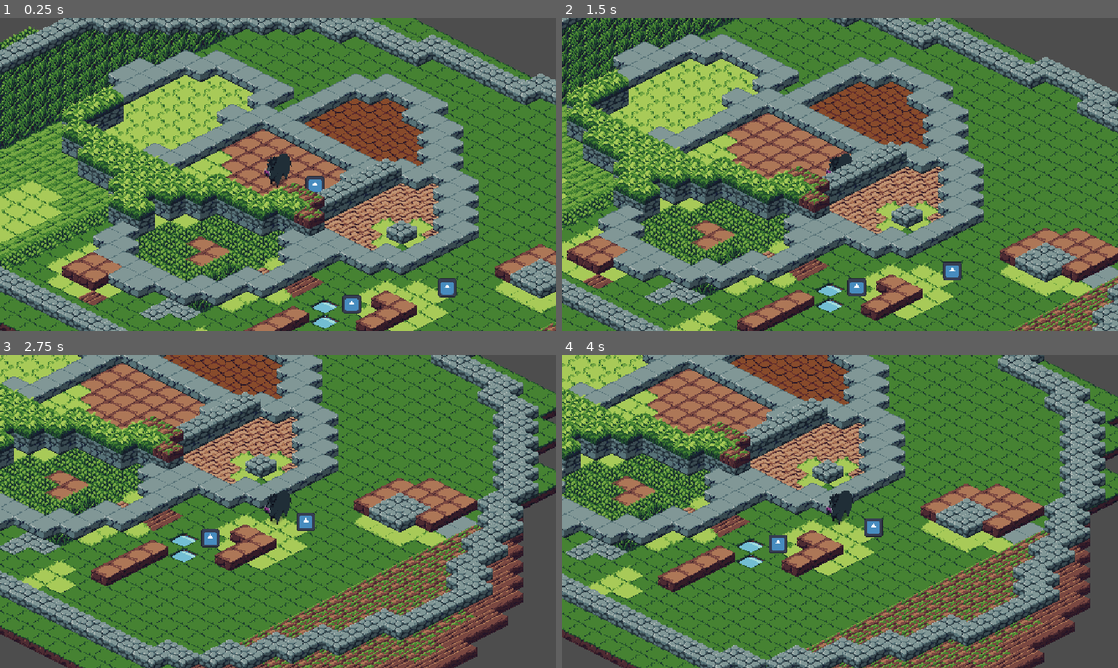
Above: before the commit, frames 1-4 (two rows, left to right).
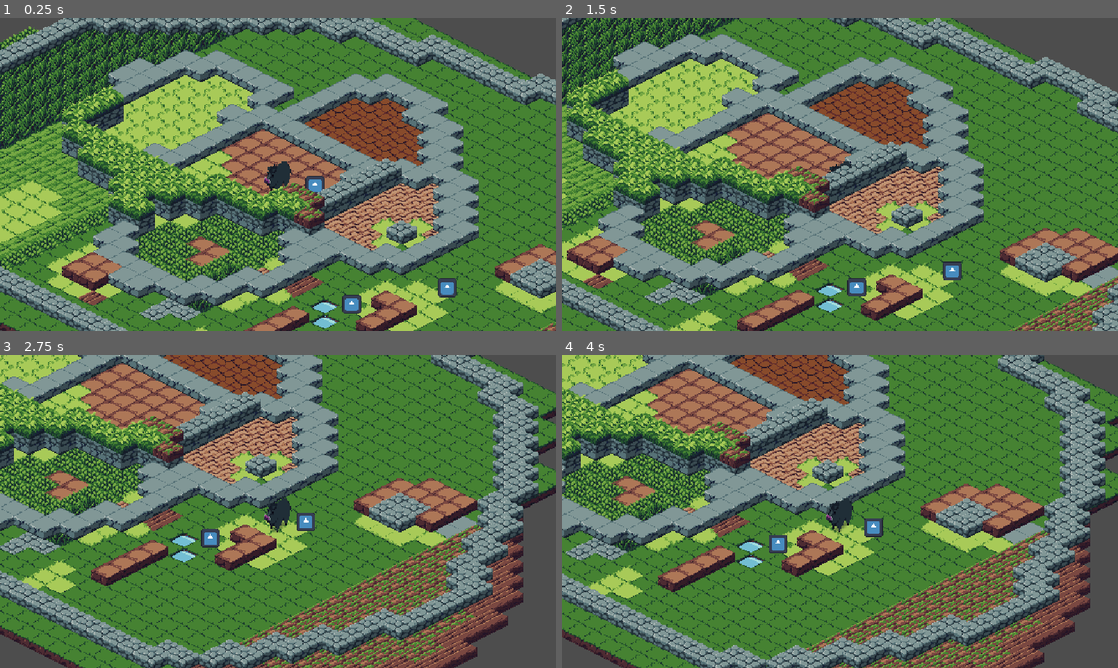
Above: after the commit, the same moments.

Repository: WatDuhHekBro/SGDA-Jam-S24
Game: Godot game, scene res://maps/test.tscn
Same seed, same stepped clock (60 frames per second), same inputs: the game is played once before the commit and once after it. The engine's default icon, where the game draws it, is replaced by a stand-in: a white triangle on a blue panel in a dark square.
Inputs:
- Up to frame 1 (0.25 s): no input
- Up to frame 2 (1.5 s): tap Enter at 0.5 s; hold Right (ui_right) 0.53-1.28 s; tap E (action-wallphase) at 0.6 s; tap R (action-timejump) at 0.77 s; hold Down (ui_down) from 1.28 s (still down); tap F (action-wallrun) at 1.35 s
- Up to frame 3 (2.75 s): tap R (action-timejump) at 1.52 s; release Down (ui_down) at 2.03 s; hold Right (ui_right) from 2.03 s (still down); tap E (action-wallphase) at 2.1 s
- Up to frame 4 (4 s): release Right (ui_right) at 2.78 s; hold Up (ui_up) 2.78-3.53 s; tap F (action-wallrun) at 2.85 s; tap R (action-timejump) at 3.02, 3.77 s; hold Left (ui_left) from 3.53 s (still down); tap E (action-wallphase) at 3.6 s

The runs differ from the first frame. In frame 1, 0.3% of the frame differs, in the area x 22-59%, y 43-70%; in frame 2, 0.2%; in frame 3, 0.3%; in frame 4, 0.3%, in the area x 0-53%, y 35-57%.

Commit message:
adding a more concise way to add new layers

Diff:
--- a/maps/test.tscn
+++ b/maps/test.tscn
@@ -1,6 +1,5 @@
-[gd_scene load_steps=8 format=3 uid="uid://cb2puhkj5hil3"]
+[gd_scene load_steps=7 format=3 uid="uid://cb2puhkj5hil3"]
 
-[ext_resource type="Script" path="res://objects/tilemaps/Map.gd" id="1_5vitr"]
 [ext_resource type="TileSet" uid="uid://cwxl3g4knkhnt" path="res://resources/tilesets/phys-off.tres" id="1_wintk"]
 [ext_resource type="TileSet" uid="uid://dtychmynjsnws" path="res://resources/tilesets/phys-on.tres" id="2_3pah3"]
 [ext_resource type="PackedScene" uid="uid://7qwoc7r1ih8" path="res://objects/player.tscn" id="2_pvbfv"]
@@ -11,10 +10,13 @@
 [node name="Test" type="Node2D"]
 
 [node name="Map" type="Node2D" parent="."]
+editor_description = "For adding new layers: create a new Node2D, call it Layer#, enable y-sort shift the transform of the layer by -8# from the previous layer. Now inside the layer add the tilemap and make sure to shift the y-sort origin by positive 8 y-units from the previous layer."
 y_sort_enabled = true
-script = ExtResource("1_5vitr")
 
-[node name="Ground" type="TileMap" parent="Map"]
+[node name="Layer0" type="Node2D" parent="Map"]
+y_sort_enabled = true
+
+[node name="Ground" type="TileMap" parent="Map/Layer0"]
 y_sort_enabled = true
 tile_set = ExtResource("1_wintk")
 format = 2
@@ -22,51 +24,55 @@
 layer_0/y_sort_enabled = true
 layer_0/tile_data = PackedInt32Array(524293, 0, 1, 458757, 0, 1, 393222, 0, 1, 524294, 0, 2, 589829, 0, 2, 458758, 0, 2 …(22200 unchanged characters)…
 
-[node name="Walls" type="TileMap" parent="Map"]
+[node name="Layer1" type="Node2D" parent="Map"]
 z_index = 1
 y_sort_enabled = true
 position = Vector2(0, -8)
+
+[node name="Walls" type="TileMap" parent="Map/Layer1"]
+y_sort_enabled = true
 tile_set = ExtResource("2_3pah3")
 format = 2
 layer_0/name = "base"
 layer_0/y_sort_enabled = true
-layer_0/y_sort_origin = -8
 layer_0/tile_data = PackedInt32Array(-196594, 1, 0, -196595, 1, 0, -131059, 1, 0, -65522, 393217, 5, -65521, 393217, 5, …(2858 unchanged characters)…
 
-[node name="Bounds" type="TileMap" parent="Map"]
-z_index = 1
+[node name="Bounds" type="TileMap" parent="Map/Layer1"]
 y_sort_enabled = true
-position = Vector2(0, -8)
 tile_set = ExtResource("2_3pah3")
 format = 2
 layer_0/name = "base"
 layer_0/y_sort_enabled = true
-layer_0/y_sort_origin = -8
 layer_0/tile_data = PackedInt32Array(1114098, 393217, 5, 1114099, 393217, 5, 1114100, 393217, 5, 1114101, 393217, 5, 11 …(2739 unchanged characters)…
 
-[node name="Walls1" type="TileMap" parent="Map"]
+[node name="Layer2" type="Node2D" parent="Map"]
 z_index = 1
 y_sort_enabled = true
 position = Vector2(0, -16)
-tile_set = ExtResource("1_wintk")
-format = 2
-layer_0/y_sort_enabled = true
-layer_0/tile_data = PackedInt32Array(393212, 393216, 5, 458748, 393216, 5, 393213, 393216, 5, 458749, 393216, 5, 393214, 393216, 5, 458750, 393216, 5, 393209, 393216, 5, 458745, 393216, 5, 393210, 393216, 5, 458746, 393216, 5, 393211, 393216, 5, 458747, 393216, 5, 196611, 393216, 5, 131075, 393216, 5, -65533, 393216, 5, -131069, 393216, 5, -196605, 393216, 5, 196612, 393216, 5, 3, 393216, 5, 65539, 393216, 5, 131074, 393216, 5, 196610, 393216, 5, 262146, 393216, 5, 262145, 393216, 5, 262144, 393216, 5, 327679, 393216, 5, 393215, 393216, 5, 524284, 393216, 5, 524285, 393216, 5, 589821, 393216, 5, 589822, 393216, 5, 393208, 393216, 5, 393207, 393216, 5, 196598, 393216, 5, 262134, 393216, 5, 327670, 393216, 5)
 
-[node name="Walls2" type="TileMap" parent="Map"]
-z_index = 1
+[node name="Walls2" type="TileMap" parent="Map/Layer2"]
 y_sort_enabled = true
-position = Vector2(0, -24)
 tile_set = ExtResource("1_wintk")
 format = 2
 layer_0/y_sort_enabled = true
 layer_0/y_sort_origin = 8
+layer_0/tile_data = PackedInt32Array(393212, 393216, 5, 458748, 393216, 5, 393213, 393216, 5, 458749, 393216, 5, 393214, 393216, 5, 458750, 393216, 5, 393209, 393216, 5, 458745, 393216, 5, 393210, 393216, 5, 458746, 393216, 5, 393211, 393216, 5, 458747, 393216, 5, 196611, 393216, 5, 131075, 393216, 5, -65533, 393216, 5, -131069, 393216, 5, -196605, 393216, 5, 196612, 393216, 5, 3, 393216, 5, 65539, 393216, 5, 131074, 393216, 5, 196610, 393216, 5, 262146, 393216, 5, 262145, 393216, 5, 262144, 393216, 5, 327679, 393216, 5, 393215, 393216, 5, 524284, 393216, 5, 524285, 393216, 5, 589821, 393216, 5, 589822, 393216, 5, 393208, 393216, 5, 393207, 393216, 5, 196598, 393216, 5, 262134, 393216, 5, 327670, 393216, 5)
+
+[node name="Layer3" type="Node2D" parent="Map"]
+z_index = 1
+y_sort_enabled = true
+position = Vector2(0, -24)
+
+[node name="Walls3" type="TileMap" parent="Map/Layer3"]
+y_sort_enabled = true
+tile_set = ExtResource("1_wintk")
+format = 2
+layer_0/y_sort_enabled = true
+layer_0/y_sort_origin = 16
 layer_0/tile_data = PackedInt32Array(131074, 262144, 2, 131075, 262144, 2, 196612, 262144, 2, 196610, 458752, 2, 196611 …(506 unchanged characters)…
 
 [node name="Player" parent="Map" instance=ExtResource("2_pvbfv")]
 z_index = 1
-
-[node name="Node2D" type="Node2D" parent="Map"]
 
 [node name="CrystalWallrun" parent="." instance=ExtResource("4_03w3i")]
 position = Vector2(38, 11)
--- a/objects/player.tscn
+++ b/objects/player.tscn
@@ -20,7 +20,6 @@
 shape = SubResource("CapsuleShape2D_a28up")
 
 [node name="Sprite2D" type="Sprite2D" parent="."]
-position = Vector2(0, -8.5)
 scale = Vector2(1, 1.53125)
 texture = ExtResource("2_xvwpe")
 
--- a/resources/tilesets/phys-off.tres
+++ b/resources/tilesets/phys-off.tres
@@ -6,235 +6,120 @@
 texture = ExtResource("1_ektna")
 texture_region_size = Vector2i(32, 32)
 0:0/0 = 0
-0:0/0/y_sort_origin = 8
 1:0/0 = 0
-1:0/0/y_sort_origin = 8
 2:0/0 = 0
-2:0/0/y_sort_origin = 8
 3:0/0 = 0
-3:0/0/y_sort_origin = 8
 4:0/0 = 0
-4:0/0/y_sort_origin = 8
 5:0/0 = 0
-5:0/0/y_sort_origin = 8
 6:0/0 = 0
-6:0/0/y_sort_origin = 8
 7:0/0 = 0
-7:0/0/y_sort_origin = 8
 8:0/0 = 0
-8:0/0/y_sort_origin = 8
 9:0/0 = 0
-9:0/0/y_sort_origin = 8
 10:0/0 = 0
-10:0/0/y_sort_origin = 8
 0:1/0 = 0
-0:1/0/y_sort_origin = 8
 1:1/0 = 0
-1:1/0/y_sort_origin = 8
 2:1/0 = 0
-2:1/0/y_sort_origin = 8
 3:1/0 = 0
-3:1/0/y_sort_origin = 8
 4:1/0 = 0
-4:1/0/y_sort_origin = 8
 5:1/0 = 0
-5:1/0/y_sort_origin = 8
 6:1/0 = 0
-6:1/0/y_sort_origin = 8
 7:1/0 = 0
-7:1/0/y_sort_origin = 8
 8:1/0 = 0
-8:1/0/y_sort_origin = 8
 9:1/0 = 0
-9:1/0/y_sort_origin = 8
 10:1/0 = 0
-10:1/0/y_sort_origin = 8
 0:2/0 = 0
-0:2/0/y_sort_origin = 8
 1:2/0 = 0
-1:2/0/y_sort_origin = 8
 2:2/0 = 0
-2:2/0/y_sort_origin = 8
 3:2/0 = 0
-3:2/0/y_sort_origin = 8
 4:2/0 = 0
-4:2/0/y_sort_origin = 8
 5:2/0 = 0
-5:2/0/y_sort_origin = 8
 6:2/0 = 0
-6:2/0/y_sort_origin = 8
 7:2/0 = 0
-7:2/0/y_sort_origin = 8
 8:2/0 = 0
-8:2/0/y_sort_origin = 8
 9:2/0 = 0
-9:2/0/y_sort_origin = 8
 10:2/0 = 0
-10:2/0/y_sort_origin = 8
 0:3/0 = 0
-0:3/0/y_sort_origin = 8
 1:3/0 = 0
-1:3/0/y_sort_origin = 8
 2:3/0 = 0
-2:3/0/y_sort_origin = 8
 3:3/0 = 0
-3:3/0/y_sort_origin = 8
 4:3/0 = 0
-4:3/0/y_sort_origin = 8
 5:3/0 = 0
-5:3/0/y_sort_origin = 8
 6:3/0 = 0
-6:3/0/y_sort_origin = 8
 7:3/0 = 0
-7:3/0/y_sort_origin = 8
 8:3/0 = 0
-8:3/0/y_sort_origin = 8
 9:3/0 = 0
-9:3/0/y_sort_origin = 8
 10:3/0 = 0
-10:3/0/y_sort_origin = 8
 0:4/0 = 0
-0:4/0/y_sort_origin = 8
 1:4/0 = 0
-1:4/0/y_sort_origin = 8
 2:4/0 = 0
-2:4/0/y_sort_origin = 8
 3:4/0 = 0
-3:4/0/y_sort_origin = 8
 4:4/0 = 0
-4:4/0/y_sort_origin = 8
 5:4/0 = 0
-5:4/0/y_sort_origin = 8
 6:4/0 = 0
-6:4/0/y_sort_origin = 8
 7:4/0 = 0
-7:4/0/y_sort_origin = 8
 8:4/0 = 0
-8:4/0/y_sort_origin = 8
 9:4/0 = 0
-9:4/0/y_sort_origin = 8
 10:4/0 = 0
-10:4/0/y_sort_origin = 8
 0:5/0 = 0
-0:5/0/y_sort_origin = 8
 1:5/0 = 0
-1:5/0/y_sort_origin = 8
 2:5/0 = 0
-2:5/0/y_sort_origin = 8
 3:5/0 = 0
-3:5/0/y_sort_origin = 8
 4:5/0 = 0
-4:5/0/y_sort_origin = 8
 5:5/0 = 0
-5:5/0/y_sort_origin = 8
 6:5/0 = 0
-6:5/0/y_sort_origin = 8
 7:5/0 = 0
-7:5/0/y_sort_origin = 8
 8:5/0 = 0
-8:5/0/y_sort_origin = 8
 9:5/0 = 0
-9:5/0/y_sort_origin = 8
 10:5/0 = 0
-10:5/0/y_sort_origin = 8
 0:6/0 = 0
-0:6/0/y_sort_origin = 8
 1:6/0 = 0
-1:6/0/y_sort_origin = 8
 2:6/0 = 0
-2:6/0/y_sort_origin = 8
 3:6/0 = 0
-3:6/0/y_sort_origin = 8
 4:6/0 = 0
-4:6/0/y_sort_origin = 8
 5:6/0 = 0
-5:6/0/y_sort_origin = 8
 6:6/0 = 0
-6:6/0/y_sort_origin = 8
 7:6/0 = 0
-7:6/0/y_sort_origin = 8
 8:6/0 = 0
-8:6/0/y_sort_origin = 8
 9:6/0 = 0
-9:6/0/y_sort_origin = 8
 10:6/0 = 0
-10:6/0/y_sort_origin = 8
 0:7/0 = 0
-0:7/0/y_sort_origin = 8
 1:7/0 = 0
-1:7/0/y_sort_origin = 8
 2:7/0 = 0
-2:7/0/y_sort_origin = 8
 3:7/0 = 0
-3:7/0/y_sort_origin = 8
 4:7/0 = 0
-4:7/0/y_sort_origin = 8
 5:7/0 = 0
-5:7/0/y_sort_origin = 8
 6:7/0 = 0
-6:7/0/y_sort_origin = 8
 7:7/0 = 0
-7:7/0/y_sort_origin = 8
 8:7/0 = 0
-8:7/0/y_sort_origin = 8
 0:8/0 = 0
-0:8/0/y_sort_origin = 8
 1:8/0 = 0
-1:8/0/y_sort_origin = 8
 2:8/0 = 0
-2:8/0/y_sort_origin = 8
 3:8/0 = 0
-3:8/0/y_sort_origin = 8
 4:8/0 = 0
-4:8/0/y_sort_origin = 8
 5:8/0 = 0
-5:8/0/y_sort_origin = 8
 6:8/0 = 0
-6:8/0/y_sort_origin = 8
 7:8/0 = 0
-7:8/0/y_sort_origin = 8
 8:8/0 = 0
-8:8/0/y_sort_origin = 8
 0:9/0 = 0
-0:9/0/y_sort_origin = 8
 1:9/0 = 0
-1:9/0/y_sort_origin = 8
 2:9/0 = 0
-2:9/0/y_sort_origin = 8
 3:9/0 = 0
-3:9/0/y_sort_origin = 8
 4:9/0 = 0
-4:9/0/y_sort_origin = 8
 5:9/0 = 0
-5:9/0/y_sort_origin = 8
 6:9/0 = 0
-6:9/0/y_sort_origin = 8
 7:9/0 = 0
-7:9/0/y_sort_origin = 8
 8:9/0 = 0
-8:9/0/y_sort_origin = 8
 0:10/0 = 0
-0:10/0/y_sort_origin = 8
 1:10/0 = 0
-1:10/0/y_sort_origin = 8
 2:10/0 = 0
-2:10/0/y_sort_origin = 8
 3:10/0 = 0
-3:10/0/y_sort_origin = 8
 4:10/0 = 0
-4:10/0/y_sort_origin = 8
 5:10/0 = 0
-5:10/0/y_sort_origin = 8
 6:10/0 = 0
-6:10/0/y_sort_origin = 8
 7:10/0 = 0
-7:10/0/y_sort_origin = 8
 8:10/0 = 0
-8:10/0/y_sort_origin = 8
 9:10/0 = 0
-9:10/0/y_sort_origin = 8
 10:10/0 = 0
-10:10/0/y_sort_origin = 8
 
 [resource]
 tile_shape = 1
